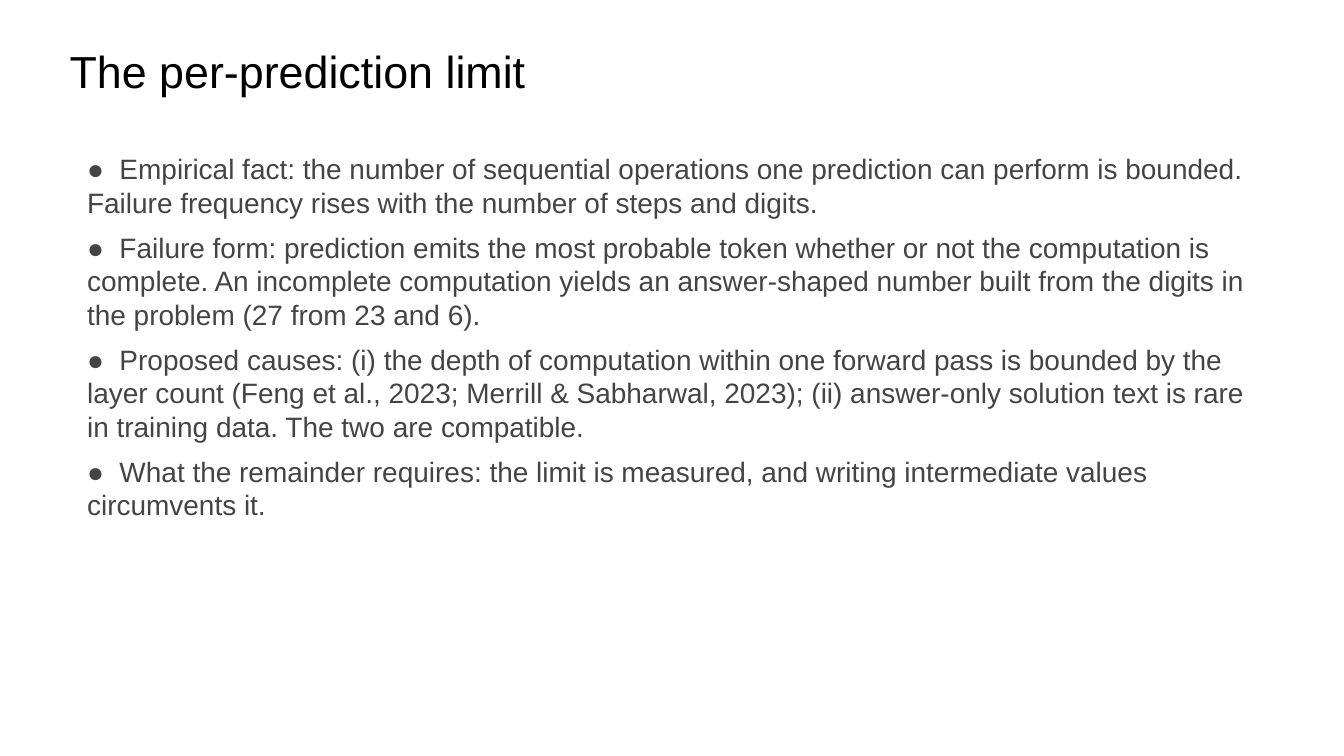
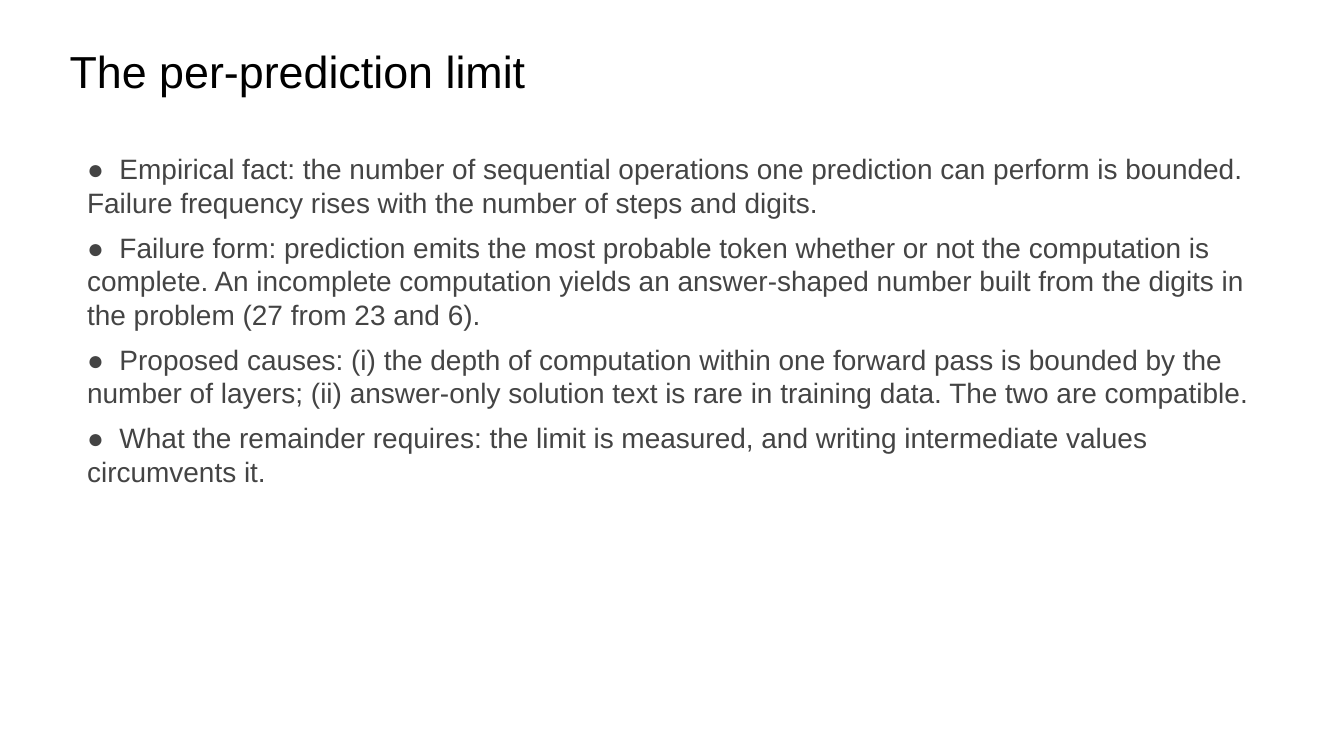
Before and after one commit to ralbu85/stml_2026, a slide deck: slide 11 of lectures/week02/slides-draft-w2.pptx. Drawn at 1344x756 pixels with LibreOffice and Linux fonts; fonts in the diff are those of the drawing. Boxes give left, top, right and bottom in pixels: in the first picture for what was removed or moved away, otherwise in the second. Text is boxed around its words. In the diff, an @@ line names an element or a change of style, - is before the commit and + after.

```diff
--- a/lectures/week02/slides-draft-w2.pptx
+++ b/lectures/week02/slides-draft-w2.pptx
@@ text at box(87, 349, 1248, 408): text changed @@
-● Proposed causes: (i) the depth of computation within one forward pass is bounded by the layer count (Feng et al., 2023; Merrill & Sabharwal, 2023); (ii) answer-only solution text is rare in training data. The two are compatible.
+● Proposed causes: (i) the depth of computation within one forward pass is bounded by the number of layers; (ii) answer-only solution text is rare in training data. The two are compatible.
```
Also in this commit, not shown: 14 other slides changed, 1 other file.
